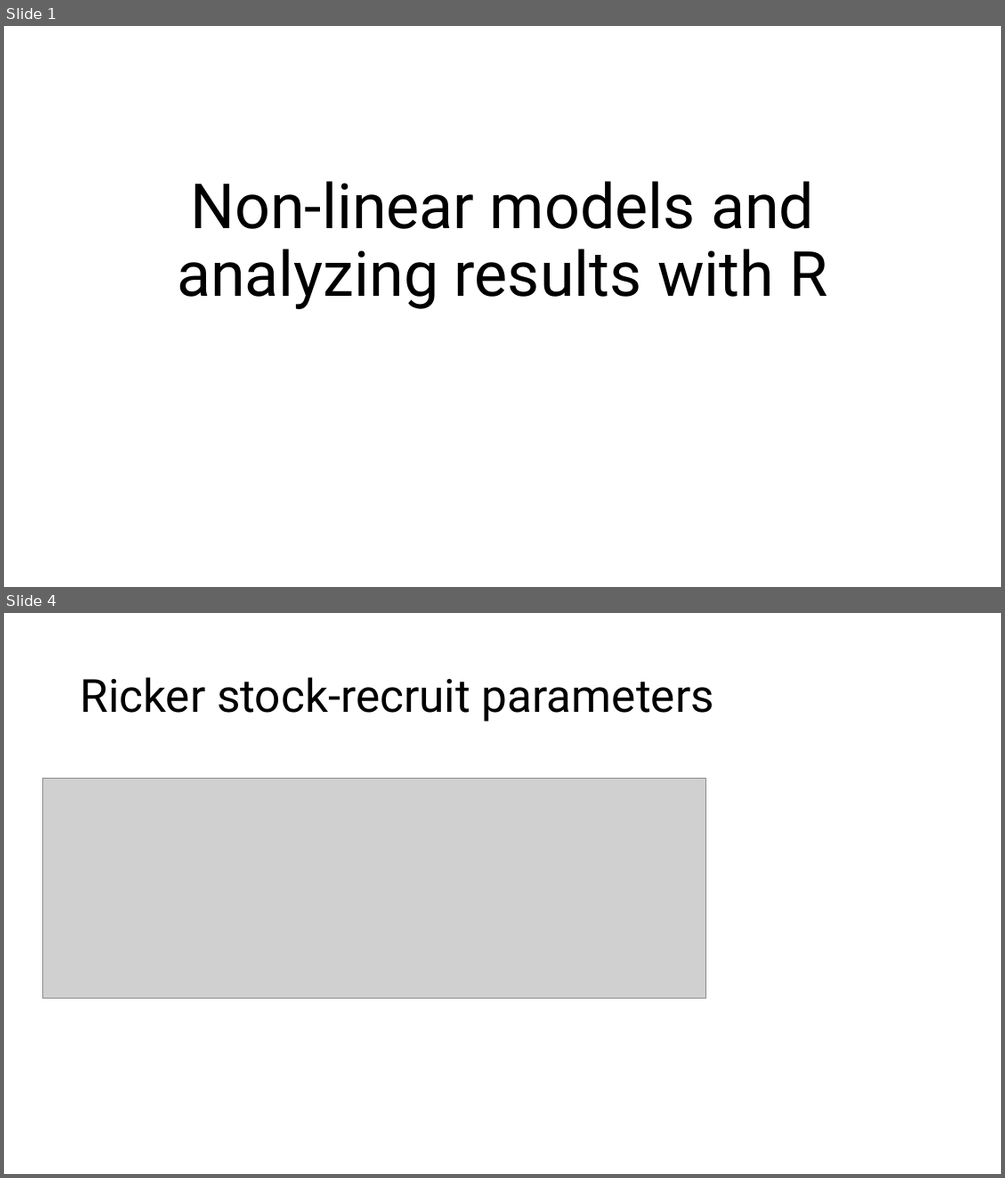
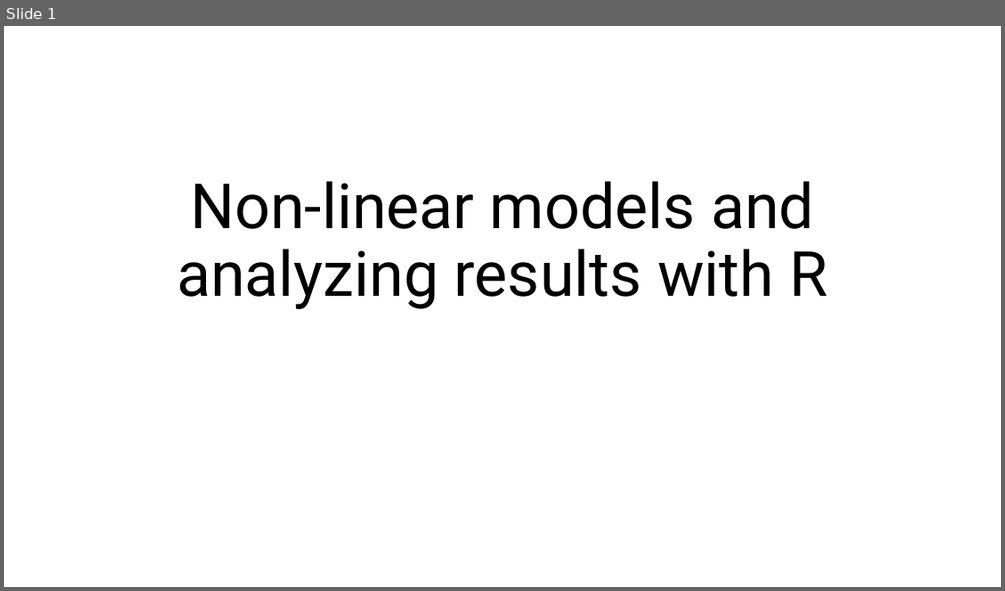
Before and after one commit to merrillrudd/ADMB_course, a slide deck: Day2/2a_Nonlinear/Nonlinear models.pptx. Shown one above the other, each under a label of ours: slides 1 and 4 before the commit, slide 1 after it; the slides between them are not shown. The pictures are 1005x1178 and 1005x591 pixels, drawn with LibreOffice and Linux fonts; fonts in the diff are those of the drawing; grey boxes stand for pictures. Boxes give left, top, right and bottom in pixels: in the first picture for what was removed or moved away, otherwise in the second. Text is boxed around its words. In the diff, an @@ line names an element or a change of style, - is before the commit and + after.

Commit message:
updated stock recruit

```diff
--- a/Day2/2a_Nonlinear/Nonlinear models.pptx
+++ b/Day2/2a_Nonlinear/Nonlinear models.pptx
@@ slide 4 removed at (4,613,1001,1174), background #FFFFFF @@
@@ title removed at (80,677,714,722) @@
-Ricker stock-recruit parameters
@@ picture removed at (42,779,706,998) @@
```
Also in this commit, not shown: 2 slides changed, 18 other files.
